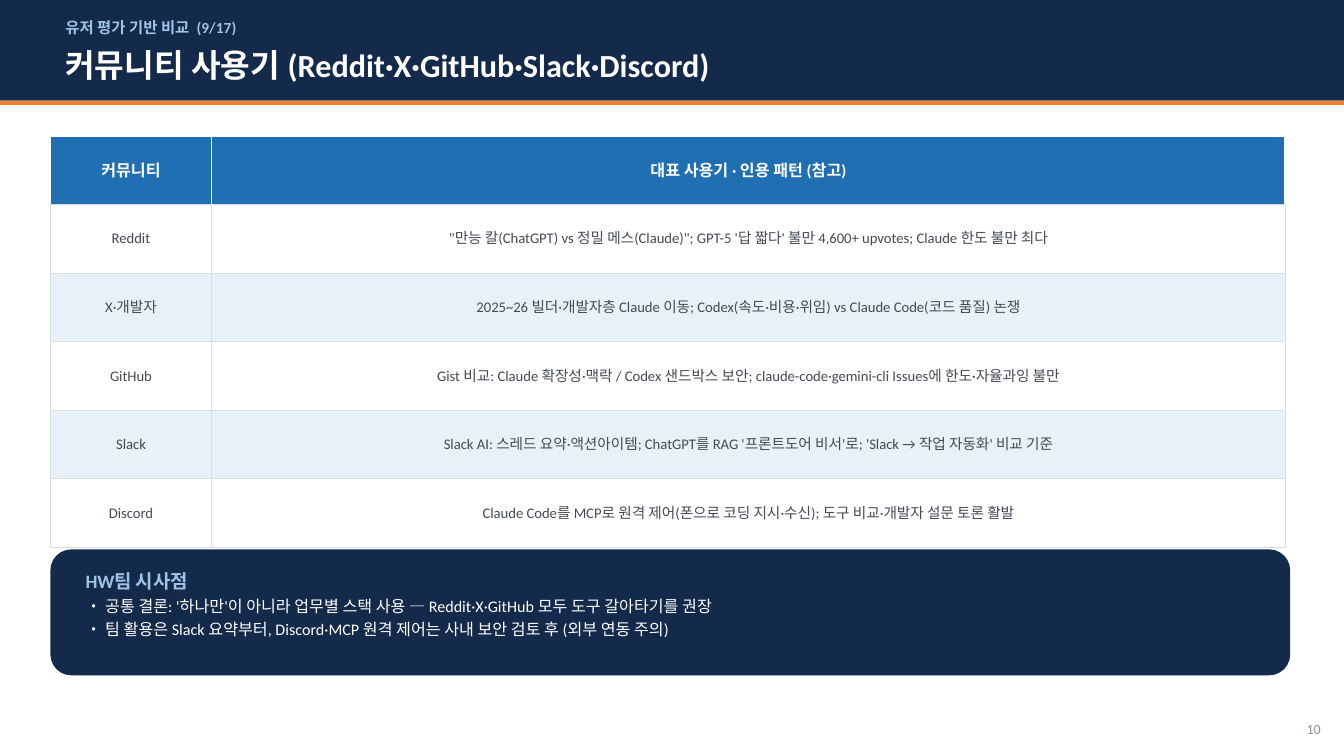
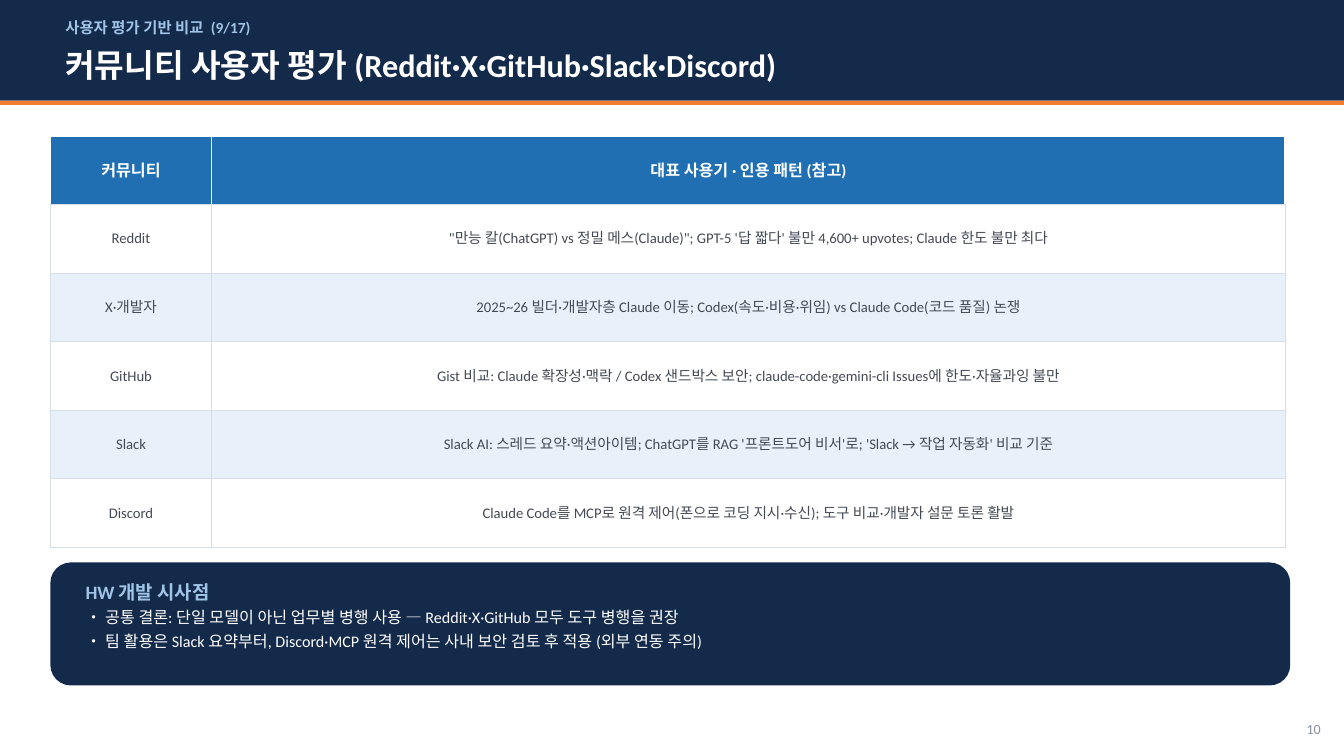
Before and after one commit to whaleonbush/poc, a slide deck: slide 10 of 외부AI_3종_비교조사.pptx. Drawn at 1344x756 pixels with LibreOffice and Linux fonts; fonts in the diff are those of the drawing. Boxes give left, top, right and bottom in pixels: in the first picture for what was removed or moved away, otherwise in the second. Text is boxed around its words. In the diff, an @@ line names an element or a change of style, - is before the commit and + after.

```diff
--- a/외부AI_3종_비교조사.pptx
+++ b/외부AI_3종_비교조사.pptx
@@ text at bbox=[65, 20, 251, 35]: text changed @@
-유저 평가 기반 비교 (9/17)
+사용자 평가 기반 비교 (9/17)
@@ text at bbox=[65, 50, 776, 82]: text changed @@
-커뮤니티 사용기 (Reddit·X·GitHub·Slack·Discord)
+커뮤니티 사용자 평가 (Reddit·X·GitHub·Slack·Discord)
@@ rounded rectangle: place and size @@
-rounded rectangle at bbox=[50, 549, 1291, 676]
+rounded rectangle at bbox=[50, 563, 1291, 686]
@@ text at bbox=[86, 583, 702, 649]: text changed @@
-HW팀 시사점
-• 공통 결론: '하나만'이 아니라 업무별 스택 사용 — Reddit·X·GitHub 모두 도구 갈아타기를 권장
-• 팀 활용은 Slack 요약부터, Discord·MCP 원격 제어는 사내 보안 검토 후 (외부 연동 주의)
+HW 개발 시사점
+• 공통 결론: 단일 모델이 아닌 업무별 병행 사용 — Reddit·X·GitHub 모두 도구 병행을 권장
+• 팀 활용은 Slack 요약부터, Discord·MCP 원격 제어는 사내 보안 검토 후 적용 (외부 연동 주의)
```
Also in this commit, not shown: 14 other slides changed, 1 other file.
